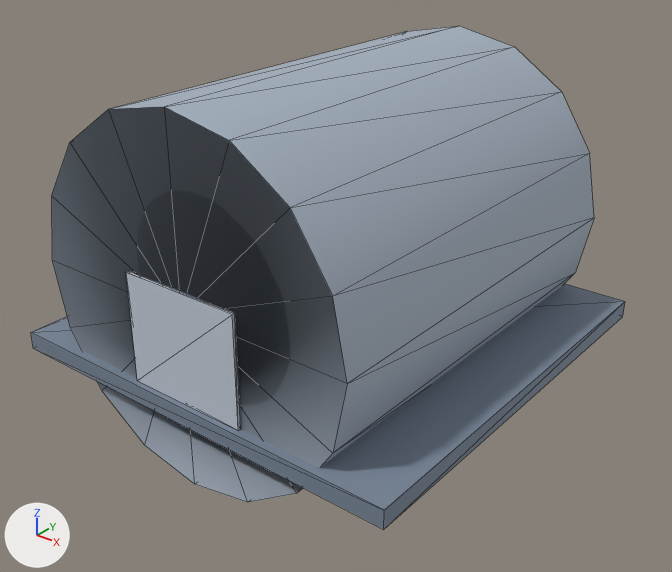
A saved change to the glTF model assets/models/industrial-warehouse-curved.glb.
Rendered twice from a camera (50 mm lens) standing at (17.56, -22.02, 15.38) and looking at (0.12, -0.23, 1.87). The axes (+X, +Y, +Z) are drawn at lower left. The lights are the same throughout. The first picture is the older version. Mesh edges are drawn as thin lines. Vertices at exactly the same position are counted once.

Script lines for the objects in view, before the commit:
```python
me_modelmesh = bpy.data.meshes.new('ModelMesh')
me_modelmesh.from_pydata(...)  # 49 vertices, 72 faces; spans x -7.2..7.2, y -7.2..7.2, z -2.3..9.3
me_modelmesh.materials.append(mat_defaultvertexcolormaterial)
ob_root = bpy.data.objects.new('Root', me_modelmesh)
ob_root.location = (0.0, 0.0, 0.0)
```
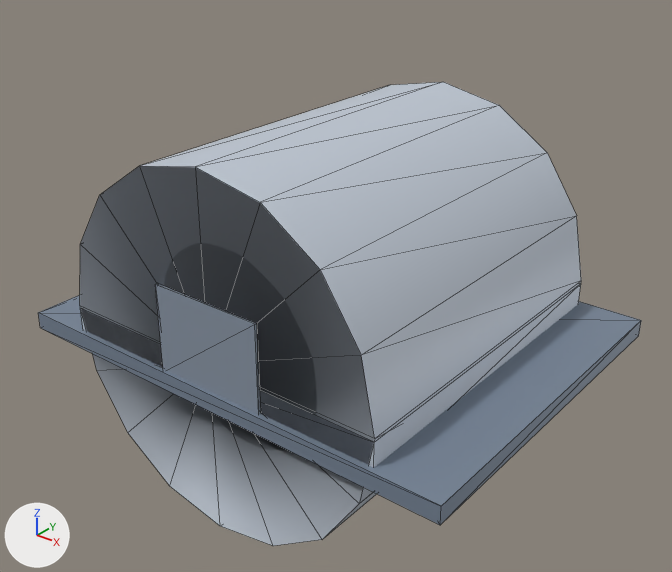
What differs and where, as boxes [x1, y1, x2, y2] in the pictures (672 x 572 px; the box of a moved part takes in the faces that stretch with it):
'Root', reshaped (8% shorter): before [31, 26, 625, 529]; after [38, 82, 641, 546]
part 1 of me_modelmesh, added (blue): after [38, 295, 641, 525]
part 2 of me_modelmesh, moved or reshaped: before [52, 26, 594, 502]; after [80, 82, 581, 546]
part 3 of me_modelmesh, added: after [80, 283, 581, 467]
part 4 of me_modelmesh, added: after [155, 284, 260, 415]
part 5 of me_modelmesh, deleted (blue): before [31, 284, 625, 529]
part 6 of me_modelmesh, deleted: before [126, 271, 241, 431]

Diff of the bpy script that builds the scene:
```diff
--- a/assets/models/industrial-warehouse-curved.glb.py
+++ b/assets/models/industrial-warehouse-curved.glb.py
@@ me_modelmesh @@
 # used by ob_root; location = (0.0, 0.0, 0.0)
-me_modelmesh.from_pydata(...)  # 49 vertices, 72 faces; spans x -7.2..7.2, y -7.2..7.2, z -2.3..9.3
+me_modelmesh.from_pydata(...)  # 57 vertices, 84 faces; spans x -8.2..8.2, y -6.2..6.2, z -4.5..7.5
+# me_modelmesh part 1: a new loose piece, a box spanning x -8.2..8.2, y -6.2..6.2, z 0.0..0.6, in mat_defaultvertexcolormaterial
+# me_modelmesh part 2: the loose piece of 33 vertices spanning x -5.8..5.8, y -6.9..6.9, z -2.3..9.3 is multiplied about its middle by the matrix ((1.034, 0.0, 0.0), (0.0, 0.87, 0.0), (0.0, 0.0, 1.034)), then moved by (0.0, 0.0, -2.0)
+# me_modelmesh part 3: a new loose piece, a box spanning x -6.0..6.0, y -6.0..6.0, z 0.2..1.4, in mat_defaultvertexcolormaterial
+# me_modelmesh part 4: a new loose piece, a box spanning x -2.0..2.0, y -6.07..-5.97, z 0.5..3.5, in mat_defaultvertexcolormaterial
+# me_modelmesh part 5: the loose piece of 8 vertices spanning x -7.2..7.2, y -7.2..7.2, z 0.0..0.6 is deleted
+# me_modelmesh part 6: the loose piece of 8 vertices spanning x -2.1..2.1, y -7.0..-6.9, z 0.6..4.2 is deleted
 me_modelmesh.materials.append(mat_defaultvertexcolormaterial)
```
